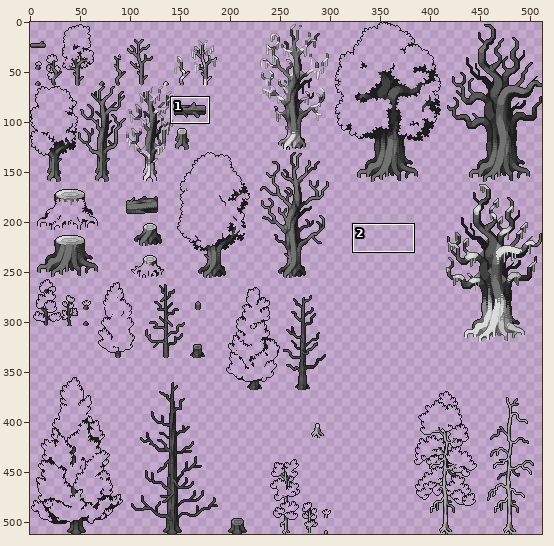
Edited in one commit: sprite sheet (assets/environment/trees.png). Above, an overview of the earlier version with the close-up marked.
Close-up. Before:
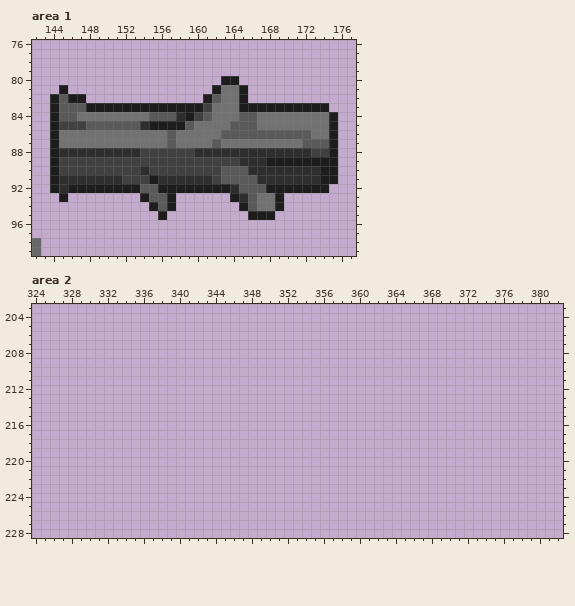
The file is 512x512 pixels. Colours within 5 levels of each other are drawn and written as one. Shown: area 1: x 142..177, y 76..99; area 2: x 324..382, y 203..228.
Once edited:
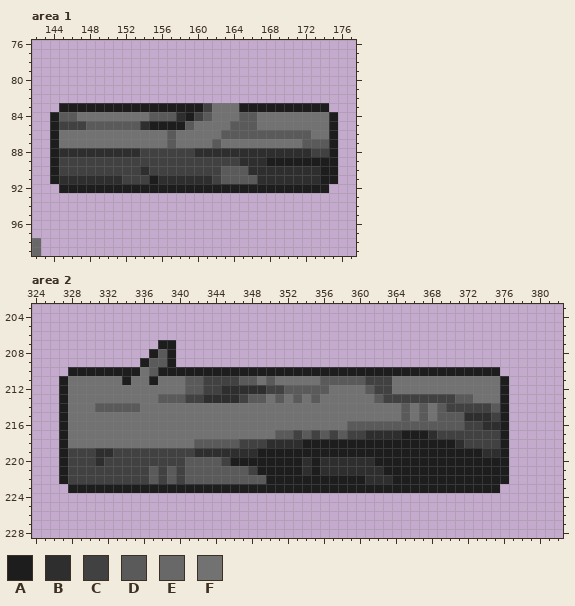
Palette (. is transparent): A #1d1d1d  B #2e2e2e  C #414141  D #5a5a5a  E #686868  F #727272
Log entry: Tree Hit
Difference:
Area 1:
y 80: x 163..164 AA -> ..
y 81: x 145 A -> .; x 162..165 AFFA -> ....
y 82: x 144..147 ADAA -> ....; x 161..165 ADFFA -> .....
y 83: x 144..147 ADDD -> .AAA
y 92: x 144..145 AB -> .A; x 154..155 DD -> AA; x 164..167 BDDD -> AAAA
y 93: x 145 A -> .; x 154..157 ADDA -> ....; x 164..169 ABDFFA -> ......
y 94: x 155..157 ADA -> ...; x 165..169 ADFFA -> .....
y 95: x 156 A -> .; x 166..168 AAA -> ...
Area 2:
y 207: x 338..339 .. -> AA
y 208: x 337..339 ... -> ADA
y 209: x 336..339 .... -> ADDA
y 210: x 328..375 ................................................ -> AAAAAAAAFDAAAAAAAAAAAAAAAAAAAAAAAAAAAAAAAAAAAAAA
y 211: x 327..376 .................................................. -> AFFFFFFAFFAFFFDDCCCCDDFDFFFFFDDDDDCCCFFFFFFFFFFFFA
y 212: x 327..376 .................................................. -> AFFFFFFFFFFFFFDDCCBBBBBCCDDDDDFFFFDCCFFFFFFFFFFFFA
y 213: x 327..376 .................................................. -> AFFFFFFFFFFDDDCCBBBBCDDFDFDFDFFFFFFDCCCCCCCCDDFFFA
y 214: x 327..376 .................................................. -> AFFFDDDDDFFFFFFFFFFFFFFFFFFFFFFFFFFFFFDFDFDCCCCCDA
y 215: x 327..376 .................................................. -> AFFFFFFFFFFFFFFFFFFFFFFFFFFFFFFFFFFFFFDFDFDDDBBBCA
y 216: x 327..376 .................................................. -> AFFFFFFFFFFFFFFFFFFFFFFFFFFFFFFFDDDDDDDDDDDDDCCBBA
y 217: x 327..376 .................................................. -> AFFFFFFFFFFFFFFFFFFFFFFFDDCDCDCDCCBBBBAAABCCCCCCCA
y 218: x 327..376 .................................................. -> AFFFFFFFFFFFFFFDDDDDCCCBBBBAAAAAAAAAAAAAAAAABCCCCA
y 219: x 327..376 .................................................. -> ACCCBBCCCCCCCCCBBBBBBBAAAAAAAAAAAAAAAAAAAAAAAAABBA
y 220: x 327..376 .................................................. -> ACCCBCCCCCCCCCDDDDCAAAAAAAABABBBBBBAAAAAAAAAAAAAAA
y 221: x 327..376 .................................................. -> ACCCCCCCCCDCDCDDDDDDDCAAAAABABBBBBBBAAAAAAAAAAAAAA
y 222: x 327..376 .................................................. -> ACCCCCCCCCDCDCDDDDDDDDDAAAAAAAAAAABBBAAAAAAAAAAAAA
y 223: x 328..375 ................................................ -> AAAAAAAAAAAAAAAAAAAAAAAAAAAAAAAAAAAAAAAAAAAAAAAA
Changed places in both close-ups, as pixel boxes (x1, y1, x2, y2):
erased: (203, 76, 248, 103)
changed: (50, 85, 86, 112)
changed: (50, 184, 68, 202)
changed: (140, 184, 176, 220)
changed: (230, 184, 284, 220)
added: (59, 340, 509, 493)
